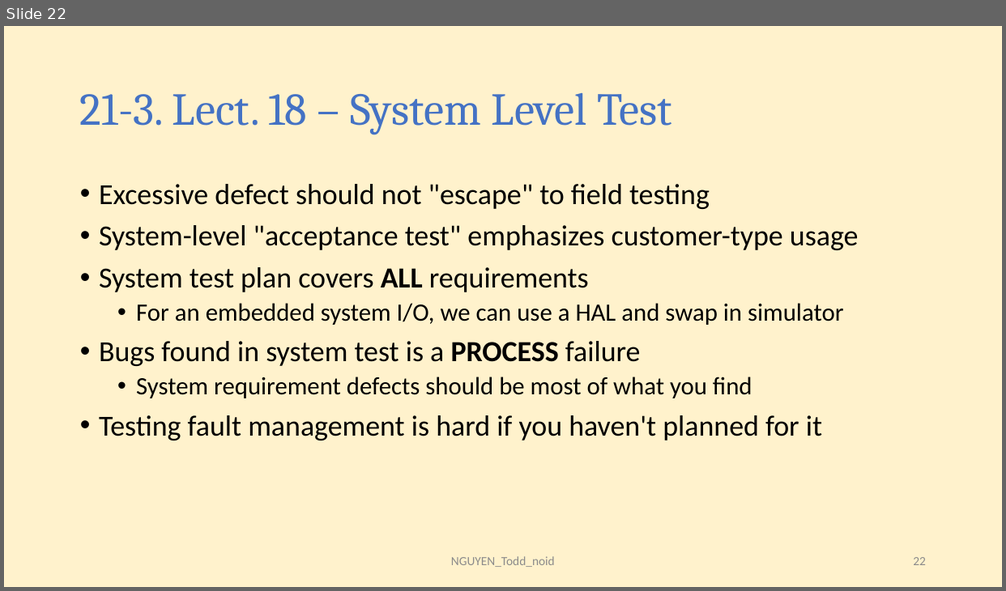
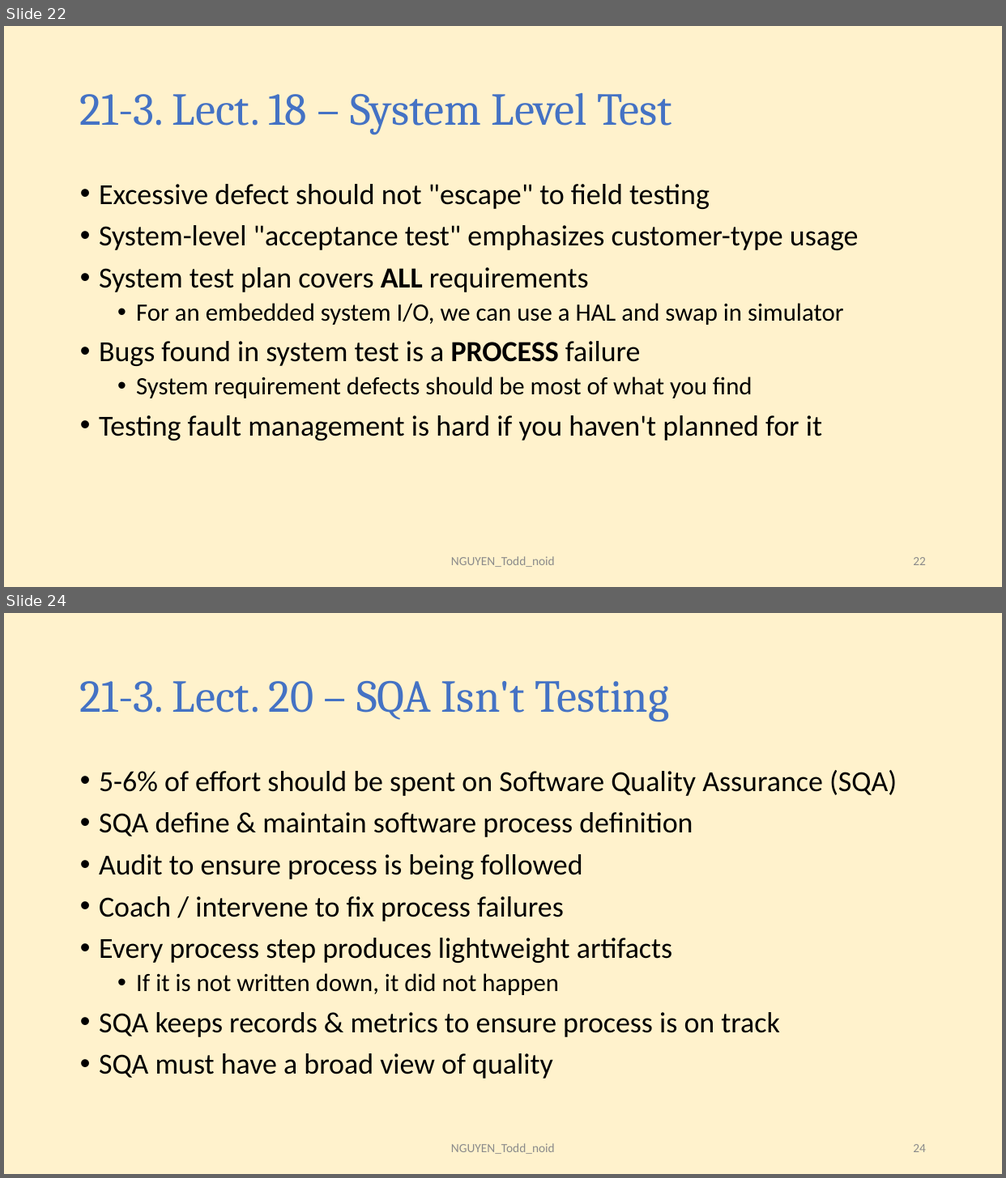
Before and after one commit to toddnguyen-gf/embedded-training, a slide deck: ece-18-642/lec-20-to-24/hw21/HW21_NGUYEN_Todd_noid.pptx. Shown one above the other, each under a label of ours: slide 22 before the commit, slides 22 and 24 after it; the slides between them are not shown. The pictures are 1006x591 and 1006x1178 pixels, drawn with LibreOffice and Linux fonts; fonts in the diff are those of the drawing. Boxes give left, top, right and bottom in pixels: in the first picture for what was removed or moved away, otherwise in the second. Text is boxed around its words. In the diff, an @@ line names an element or a change of style, - is before the commit and + after.

```diff
--- a/ece-18-642/lec-20-to-24/hw21/HW21_NGUYEN_Todd_noid.pptx
+++ b/ece-18-642/lec-20-to-24/hw21/HW21_NGUYEN_Todd_noid.pptx
@@ slide 24 added at bbox=[4, 613, 1002, 1174], background #FFF2CC @@
@@ title added at bbox=[80, 681, 669, 722], 44 pt, text #4472C4 @@
+21-3. Lect. 20 – SQA Isn't Testing
@@ text added at bbox=[99, 770, 897, 1079], 28 pt, text #000000 @@
+• 5-6% of effort should be spent on Software Quality Assurance (SQA)
+• SQA define & maintain software process definition
+• Audit to ensure process is being followed
+• Coach / intervene to fix process failures
+• Every process step produces lightweight artifacts
+  • If it is not written down, it did not happen
+• SQA keeps records & metrics to ensure process is on track
+• SQA must have a broad view of quality
@@ text added at bbox=[451, 1144, 555, 1154], 12 pt, text #8C8C8C @@
+NGUYEN_Todd_noid
@@ page number added at bbox=[913, 1144, 926, 1152], 12 pt, text #8C8C8C @@
+24
```
Also in this commit, not shown: 1 other slide added.
